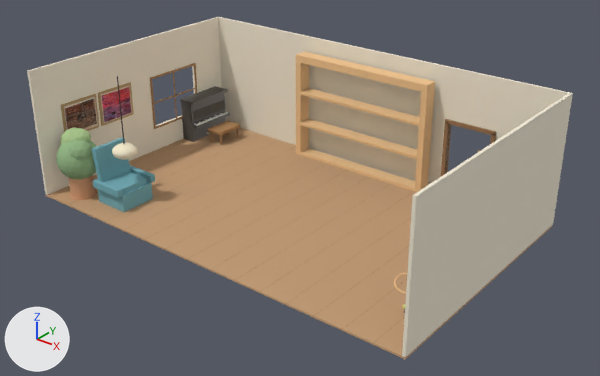
The Blender file models/bookshelf.blend, before and after one commit.
One viewpoint serves both versions: a camera (50 mm lens) standing at (49.5, -72.7, 40.2) and looking at (1.8, -13.2, 3.2). Every picture has the same lights, and +X, +Y and +Z are marked at lower left. The picture after the commit comes second.

Objects in the first picture: 'Room'.
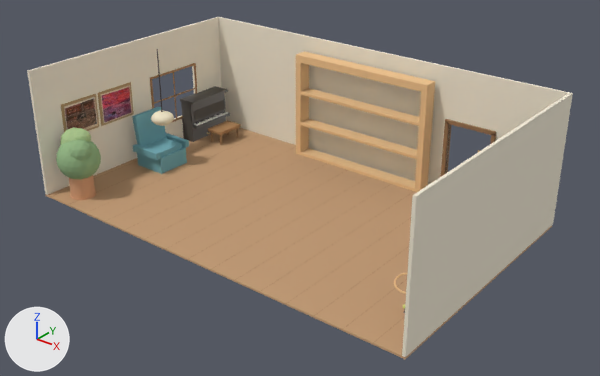
Boxes [x1, y1, x2, y2] around the edits, measured in the pictures (600 x 376 px; the box of a moved part takes in the faces that stretch with it):
part 1 of me_cube, moved or reshaped: before [98, 181, 153, 212]; after [137, 147, 187, 174]
part 2 of me_cube, moved or reshaped: before [105, 171, 147, 194]; after [143, 138, 182, 157]
part 3 of me_cube, moved or reshaped: before [92, 138, 131, 182]; after [132, 107, 167, 146]
part 4 of me_cube, moved or reshaped: before [93, 179, 122, 198]; after [133, 144, 160, 160]
part 5 of me_cube, moved or reshaped: before [130, 165, 155, 183]; after [166, 133, 189, 148]
part 6 of me_cube, moved or reshaped: before [117, 76, 125, 144]; after [157, 49, 163, 112]
part 7 of me_cube, moved or reshaped: before [112, 143, 137, 160]; after [151, 111, 174, 126]

The change in detail:
me_cube has 3986 vertices, 3906 faces and spans x -23.0..23.0, y -26.5..1.8, z -6.4..7.8.
me_cube is used by ob_room; location (0.0, 0.0, 6.17).
me_cube part 1: the loose piece of 8 vertices spanning x -17.0..-13.0, y -24.0..-20.0, z -6.2..-4.3 is moved by (-4.0, 9.0, 0.0).
me_cube part 2: the loose piece of 8 vertices spanning x -16.7..-13.3, y -23.7..-20.3, z -4.3..-3.7 is moved by (-4.0, 9.0, 0.0).
me_cube part 3: the loose piece of 8 vertices spanning x -17.3..-16.2, y -24.0..-20.0, z -4.3..0.0 is moved by (-4.0, 9.0, 0.0).
me_cube part 4: the loose piece of 8 vertices spanning x -17.0..-13.0, y -24.6..-24.0, z -4.2..-3.5 is moved by (-4.0, 9.0, 0.0).
me_cube part 5: the loose piece of 8 vertices spanning x -17.0..-13.0, y -20.0..-19.4, z -4.2..-3.5 is moved by (-4.0, 9.0, 0.0).
me_cube part 6: the loose piece of 48 vertices spanning x -14.5..-14.3, y -22.1..-21.9, z -0.2..7.8 is moved by (-4.0, 9.0, 0.0).
me_cube part 7: the loose piece of 162 vertices spanning x -15.7..-13.1, y -23.3..-20.7, z -1.0..0.5 is moved by (-4.0, 9.0, 0.0).
